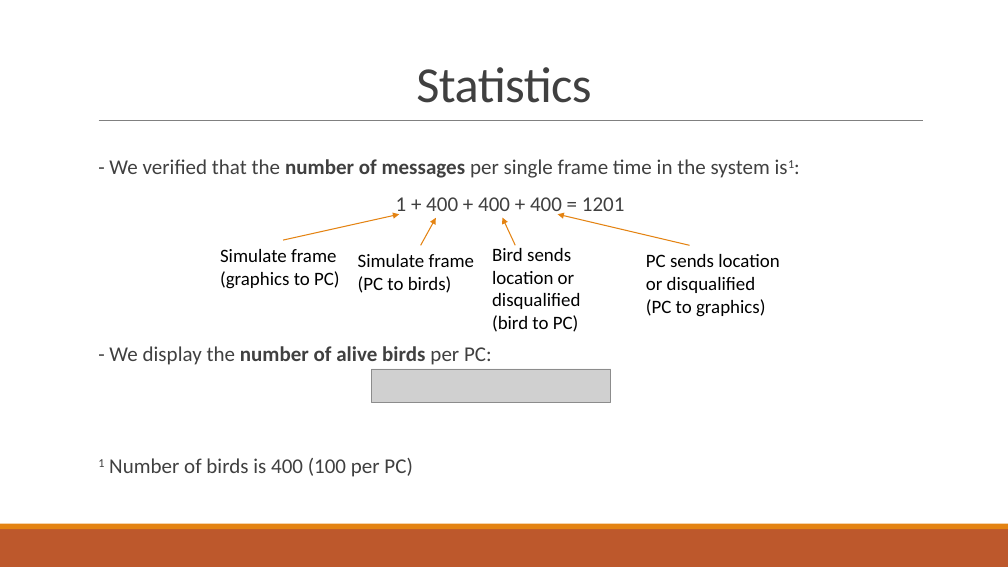
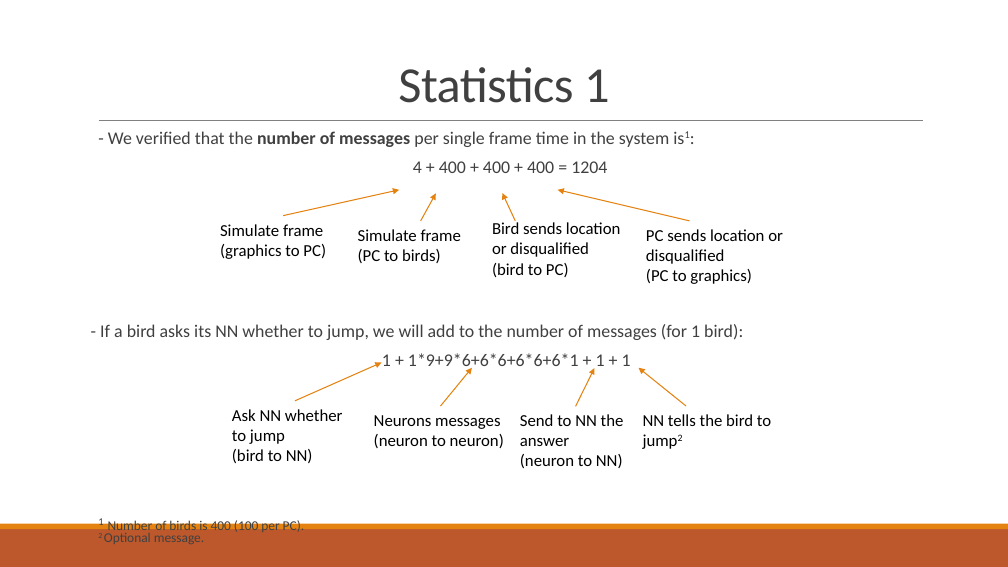
Before and after one commit to Tamir-Co/NeuroEvolutional-Dont-Touch-The-Spikes-with-Erlang, a slide deck: slide 9 of Reports/Final Project Presentation.pptx. Drawn at 1008x567 pixels with LibreOffice and Linux fonts; fonts in the diff are those of the drawing; grey boxes stand for pictures. Boxes give left, top, right and bottom in pixels: in the first picture for what was removed or moved away, otherwise in the second. Text is boxed around its words. In the diff, an @@ line names an element or a change of style, - is before the commit and + after.

```diff
--- a/Reports/Final Project Presentation.pptx
+++ b/Reports/Final Project Presentation.pptx
@@ title at (398, 67, 609, 103): text changed @@
-Statistics
+Statistics 1
@@ text "- We verified that the ...": place and size @@
-text "- We verified that the ..." at (98, 159, 770, 477)
+text "- We verified that the ..." at (98, 131, 743, 532)
@@ text at (108, 131, 669, 147): size 20 to 17 pt in "- We verified that the number of ..."; line spacing 0.9 to 0.7 @@
@@ text at (98, 161, 743, 532): text changed; size 20 to 17 pt @@
-  1 + 400 + 400 + 400 = 1201
-  - We display the number of alive birds per PC:
-  1 Number of birds is 400 (100 per PC)
+  4 + 400 + 400 + 400 = 1204
+- If a bird asks its NN whether to jump, we will add to the number of messages (for 1 bird):
+1 + 1*9+9*6+6*6+6*6+6*1 + 1 + 1
+  1 Number of birds is 400 (100 per PC).
+  2 Optional message.
@@ 4 arrows: place and size @@
-4 arrows at (284, 214, 690, 246)
+4 arrows at (284, 190, 690, 221)
@@ text "Simulate frame (graphics to PC)": place and size @@
-text "Simulate frame (graphics to PC)" at (220, 249, 340, 289)
+text "Simulate frame (graphics to PC)" at (220, 224, 326, 259)
@@ text "Simulate frame (PC to birds)": place and size @@
-text "Simulate frame (PC to birds)" at (358, 254, 474, 293)
+text "Simulate frame (PC to birds)" at (358, 229, 461, 263)
@@ size 18 to 16 pt in 4 elements at (220, 224, 326, 259), (358, 229, 461, 263), (646, 229, 783, 284), (492, 222, 620, 277) @@
@@ text "Bird sends location or disqualified ...": place and size @@
-text "Bird sends location or disqualified ..." at (492, 245, 580, 332)
+text "Bird sends location or disqualified ..." at (492, 222, 620, 277)
@@ text "PC sends location or disqualified ...": place and size @@
-text "PC sends location or disqualified ..." at (646, 254, 779, 317)
+text "PC sends location or disqualified ..." at (646, 229, 783, 284)
@@ arrow added from (295, 401) to (382, 363), #E48312 1 pt @@
@@ picture removed at (371, 369, 611, 402) @@
@@ arrow added from (441, 406) to (472, 368), #E48312 1 pt @@
@@ arrow added from (575, 407) to (594, 368), #E48312 1 pt @@
@@ arrow added from (687, 406) to (639, 368), #E48312 1 pt @@
@@ text added at (232, 409, 343, 463), 16 pt, text #000000 @@
+Ask NN whether to jump
+(bird to NN)
@@ text added at (374, 415, 504, 448), 16 pt, text #000000 @@
+Neurons messages
+(neuron to neuron)
@@ text added at (520, 414, 624, 468), 16 pt, text #000000 @@
+Send to NN the answer
+(neuron to NN)
@@ text added at (643, 414, 771, 426), 16 pt, text #000000 @@
+NN tells the bird to jump2
```
Also in this commit, not shown: 1 slide added.
